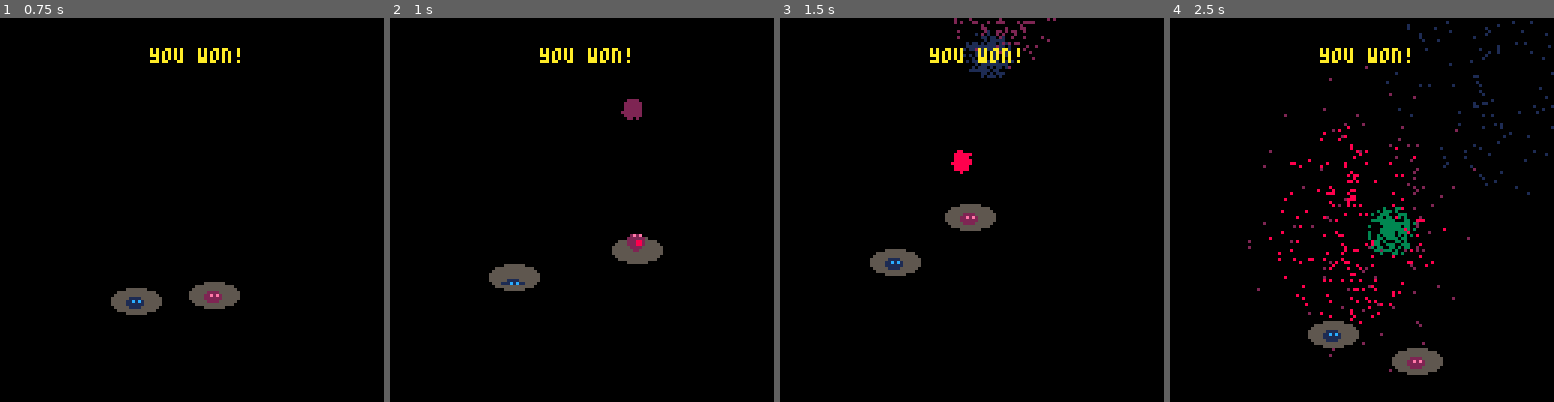
Above: before the commit, frames 1-4 (left to right).
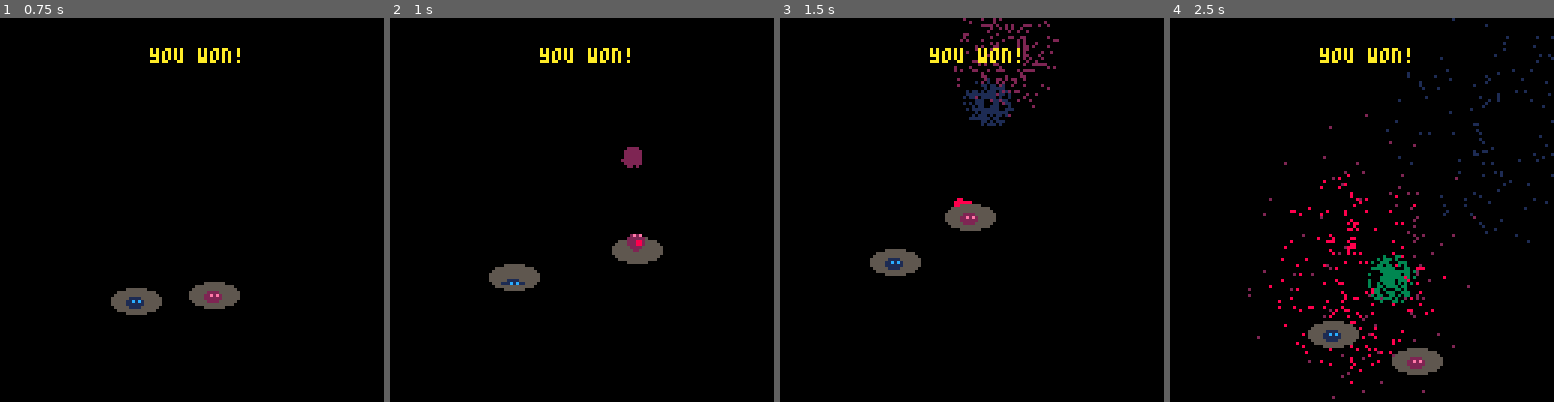
Above: after the commit, the same moments.

Repository: sdegutis/shepherdgame.com
Game: PICO-8 cartridge team.p8
The game is run twice, just before and just after one commit, with the same random seed, the same clock (stepped at 60 frames per second) and the same inputs.
Inputs:
- Up to frame 1 (0.75 s): tap X (X key) at 0.33 s; tap O (Z key) at 0.7 s
- Up to frame 2 (1 s): no input
- Up to frame 3 (1.5 s): tap X (X key) at 1.07 s
- Up to frame 4 (2.5 s): hold Right 1.6-2.1 s; tap O (Z key) at 1.7, 2.1 s; tap X (X key) at 1.85 s; hold Up 2.15-2.42 s; hold Right from 2.47 s (still down)

Frame 1 is identical in both runs. In frame 2, 0.5% of the frame differs, in the area x 60-66%, y 21-40%; in frame 3, 2.6%; in frame 4, 5.5%, in the area x 20-100%, y 0-100%.

Commit message:
Give fireworks more room.

Diff:
--- a/team.p8
+++ b/team.p8
@@ -683,7 +683,7 @@
 
 function shootfirework()
 	local x = rnd(64)+32
-	local y = rnd(64)+32
+	local y = rnd(64)+48
 
 	local rainbow=rnd()<0.1
 	sfx(rainbow and 14 or 13)
